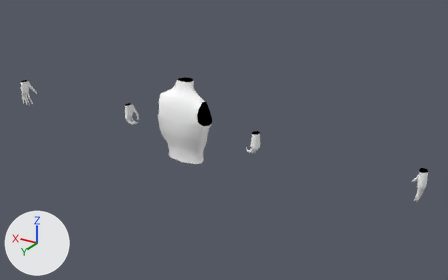
One commit to the Blender file Assets/Models/character[IMPORTER]/character_master.blend: the scene before it, then after it.
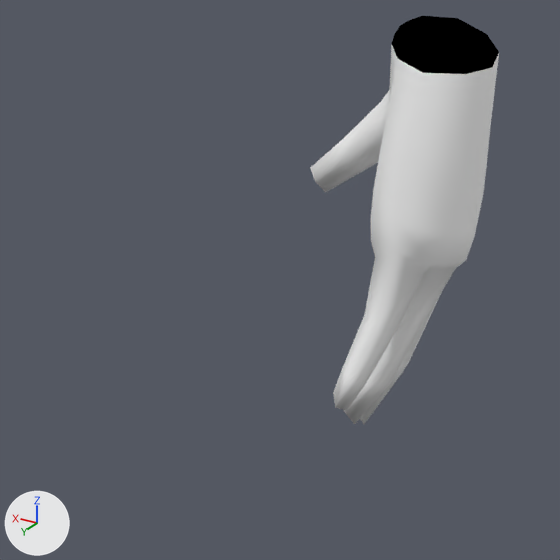
The first picture shows the older version from a 50 mm lens placed at (-2.13, 3.07, 1.8), pointed at (-0.24, -0.07, 0.22). The close-ups show both versions on the part from 86% to 97% of the width and 60% to 77% of the height of that picture; other places that the commit changed are outside them. The lights are fixed; the arrows at lower left show +X, +Y and +Z.

The first close-up shows 'hand_right_open'.
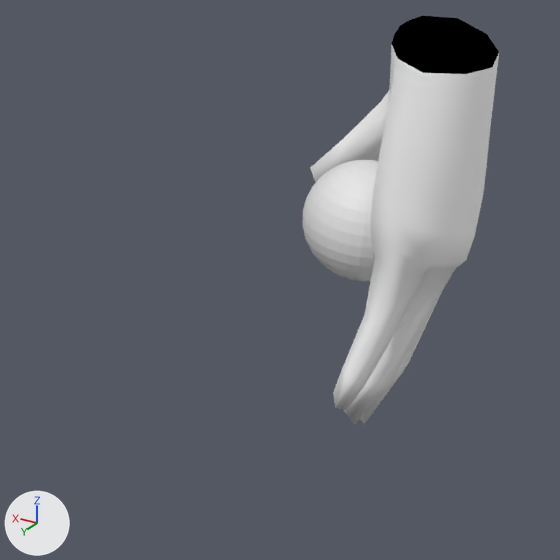
Where the newer file only moved an object's origin or applied its transform, the numbers keep the older frame.

Boxes [x1, y1, x2, y2] around the edits, measured in the close-ups (560 x 560 px):
'Sphere.002', added
    after: [303, 160, 378, 281]

Patch to the scene script:
```diff
--- a/Assets/Models/character[IMPORTER]/character_master.blend.py
+++ b/Assets/Models/character[IMPORTER]/character_master.blend.py
@@ me_sphere_004 @@
+me_sphere_004.from_pydata(...)  # a UV sphere (32 segments, 16 rings, poles along z) spanning x -0.0277..0.0277, y -0.0277..0.0277, z -0.0277..0.0277
@@ ob_sphere_002 @@
+ob_sphere_002 = bpy.data.objects.new('Sphere.002', me_sphere_004)
+ob_sphere_002.location = (-1.4873, 0.0, 0.2607)
+ob_sphere_002.scale = (-1.0, 1.0, 1.0)
```
